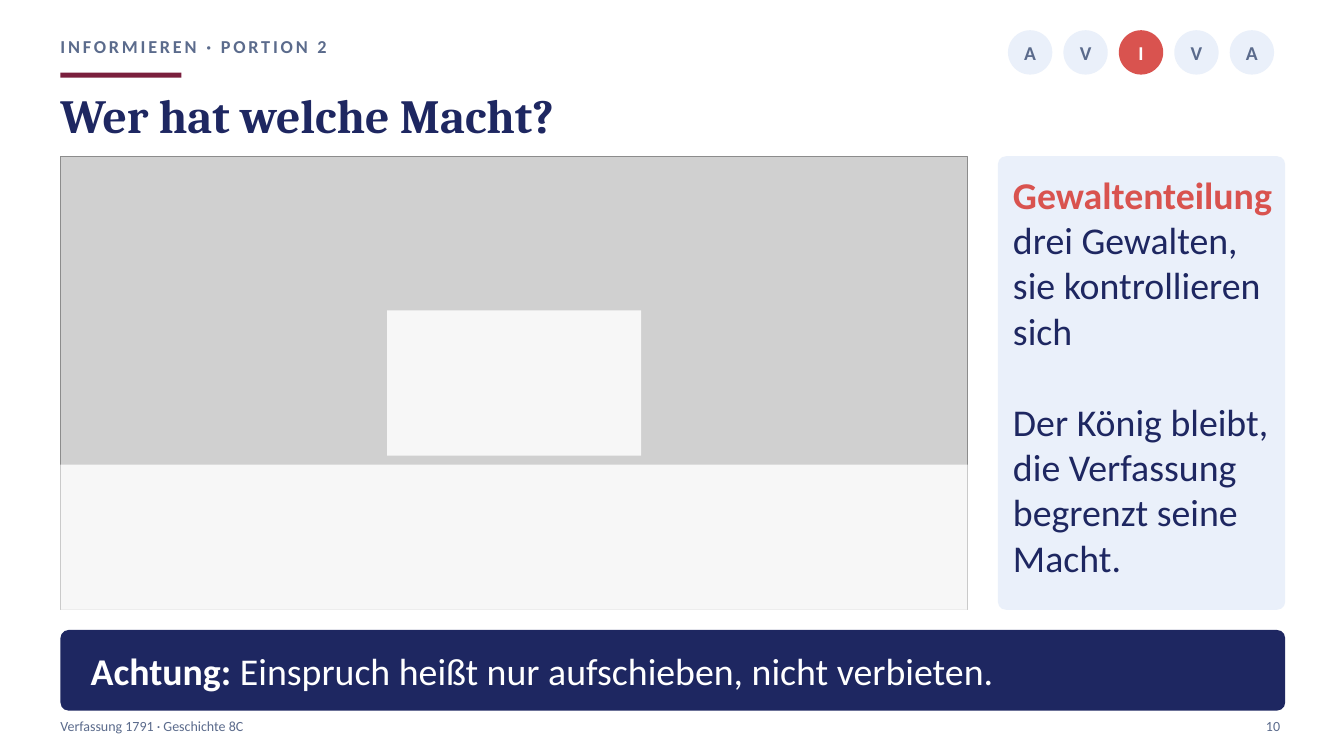
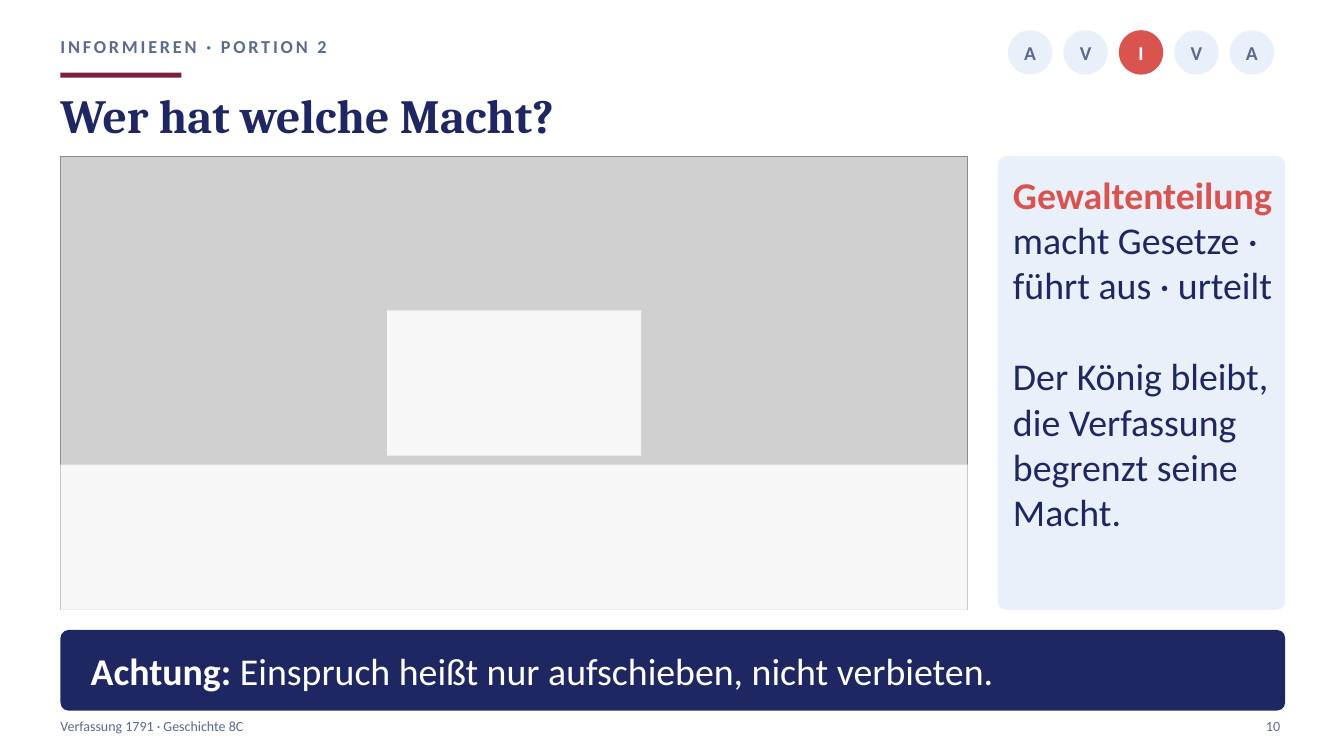
Before and after one commit to golzkonstantin-gif/Schule, a slide deck: slide 10 of Geschichte_8/Stunde5_Verfassung/Praesentation_Stunde5_Verfassung_8C.pptx. Drawn at 1344x756 pixels with LibreOffice and Linux fonts; fonts in the diff are those of the drawing; grey boxes stand for pictures. Boxes give left, top, right and bottom in pixels: in the first picture for what was removed or moved away, otherwise in the second. Text is boxed around its words. In the diff, an @@ line names an element or a change of style, - is before the commit and + after.

```diff
--- a/Geschichte_8/Stunde5_Verfassung/Praesentation_Stunde5_Verfassung_8C.pptx
+++ b/Geschichte_8/Stunde5_Verfassung/Praesentation_Stunde5_Verfassung_8C.pptx
@@ text at [1013, 227, 1272, 300]: text changed @@
-drei Gewalten, sie kontrollieren sich
+macht Gesetze · führt aus · urteilt
```
Also in this commit, not shown: 1 other slide changed, 12 other files.
